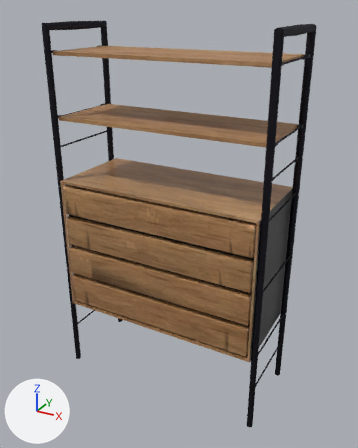
The glTF model client/public/assets/models/level-00/drawer_cabinet_1k.glb as it was, and as the next commit left it.
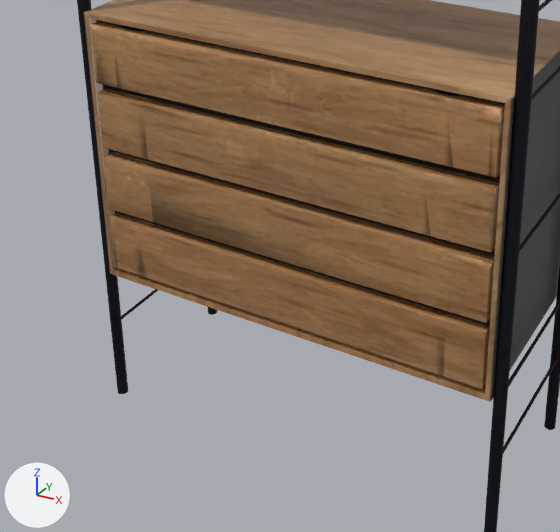
Old and new are each drawn whole from a camera (50 mm lens) standing at (1.15, -2.06, 1.95) and looking at (0.02, 0.0, 0.92) and again close up on the part from 6% to 79% of the width and 39% to 95% of the height. Every picture has the same lights, and +X, +Y and +Z are marked at lower left. The last two pictures show the newer version. Where no turn or scale is listed for an object, it has been applied to the vertices. Vertices at exactly the same position are counted once.

Objects in the first close-up: 'drawer_cabinet', 'drawer_cabinet_drawer_01', 'drawer_cabinet_drawer_02', 'drawer_cabinet_drawer_03', 'drawer_cabinet_drawer_04'.
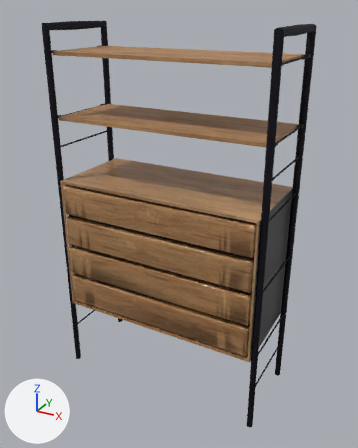
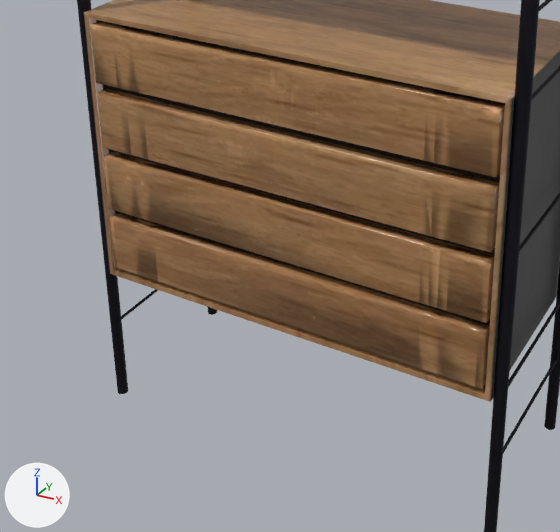
Changed parts and their boxes [x1, y1, x2, y2] in the close-ups (560 x 532 px):
part 1 of me_cube_007, reshaped
    before: [92, 22, 504, 177]
part 2 of me_cube_008, reshaped
    before: [97, 89, 499, 252]
    after: [188, 108, 456, 173]
part 3 of me_cube_009, reshaped
    before: [103, 152, 494, 323]
part 4 of me_cube_010, reshaped
    before: [109, 213, 489, 389]
    after: [139, 223, 428, 370]

The edits, one by one:
me_cube_007 is used by ob_drawer_cabinet_drawer_01; location (-0.002, -0.026, 1.029).
me_cube_007 had 468 vertices, 932 faces and spanned x -0.517..0.517, y -0.214..0.214, z -0.074..0.074.
me_cube_007 now has 312 vertices, 620 faces and spans x -0.517..0.517, y -0.214..0.214, z -0.074..0.074.
me_cube_007 part 1: 161 vertices removed from x -0.517..0.517, y -0.214..0.214, z -0.074..0.074; 5 vertices added at x -0.517..0.517, y -0.195..0.214, z -0.074..0.061.
me_cube_008 is used by ob_drawer_cabinet_drawer_02; location (-0.002, -0.026, 0.854).
me_cube_008 had 468 vertices, 932 faces and spanned x -0.517..0.517, y -0.214..0.214, z -0.074..0.074.
me_cube_008 now has 312 vertices, 619 faces and spans x -0.517..0.517, y -0.214..0.214, z -0.074..0.074.
me_cube_008 part 2: 1 vertex moved within x 0.381, y -0.195, z 0.074; 157 vertices removed from x -0.517..0.517, y -0.214..0.214, z -0.074..0.074; 1 vertex added at x -0.369, y -0.179, z -0.016.
me_cube_009 is used by ob_drawer_cabinet_drawer_03; location (-0.002, -0.026, 0.679).
me_cube_009 had 468 vertices, 932 faces and spanned x -0.517..0.517, y -0.214..0.214, z -0.074..0.074.
me_cube_009 now has 312 vertices, 619 faces and spans x -0.517..0.517, y -0.214..0.214, z -0.074..0.074.
me_cube_009 part 3: 162 vertices removed from x -0.517..0.517, y -0.214..0.214, z -0.074..0.074; 6 vertices added at x -0.517..0.5, y -0.185..0.214, z -0.016..0.074.
me_cube_010 is used by ob_drawer_cabinet_drawer_04; location (-0.002, -0.026, 0.504).
me_cube_010 had 468 vertices, 932 faces and spanned x -0.517..0.517, y -0.214..0.214, z -0.074..0.074.
me_cube_010 now has 312 vertices, 618 faces and spans x -0.517..0.517, y -0.214..0.214, z -0.074..0.074.
me_cube_010 part 4: 160 vertices removed from x -0.517..0.517, y -0.214..0.214, z -0.074..0.074; 4 vertices added at x -0.516..0.359, y -0.214..0.214, z 0.06..0.074.
